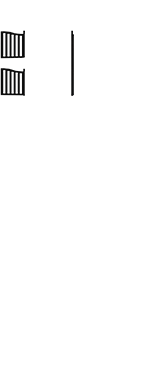
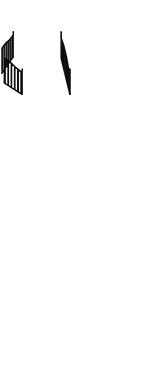
The second w=144, h=384 image is a revision of the first. Changes to its layers:
hid "Gate tall closed" over <box>71,30,74,96</box>
added layer "Gate tall sideways v2 open" above "Gate tall sideways v2 closed" over <box>1,31,23,95</box>
added layer "Gate tall sideways v2 closed" above "Gate tall open" over <box>60,31,71,95</box>
hid "Gate tall open" over <box>0,30,25,96</box>
